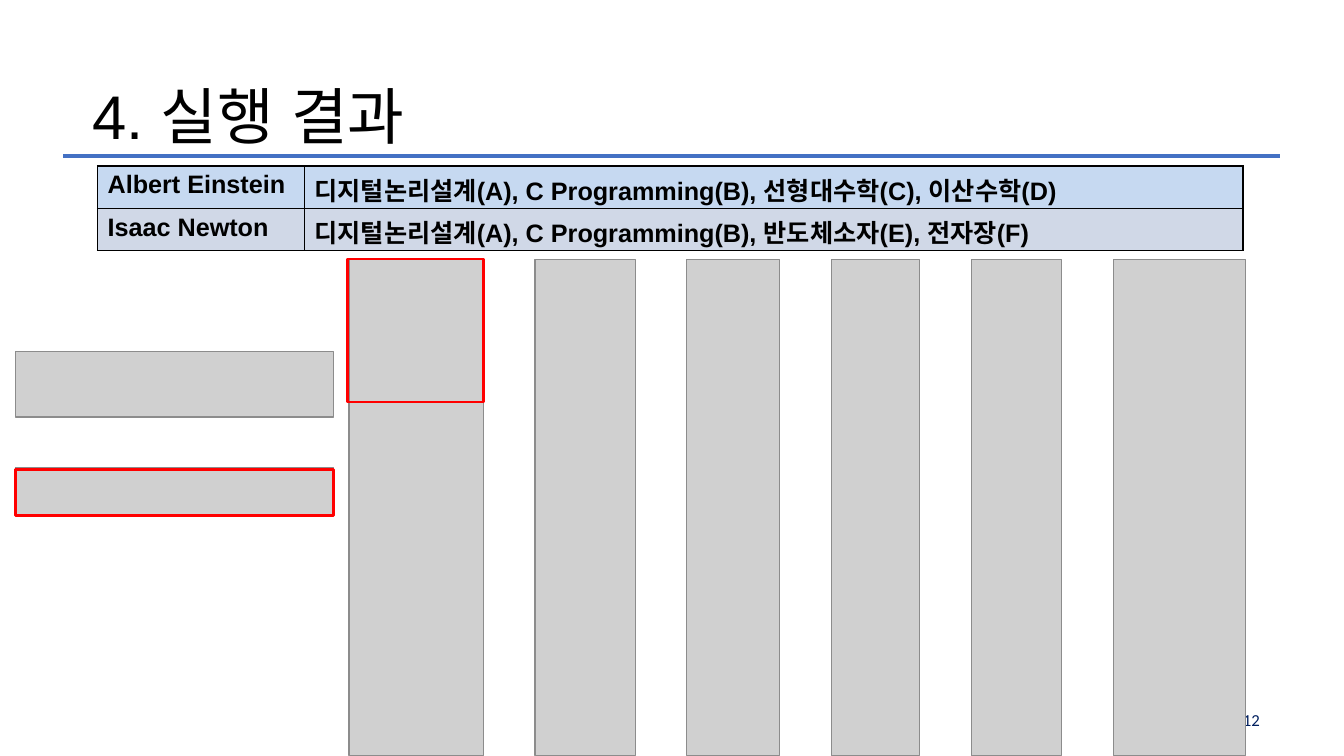
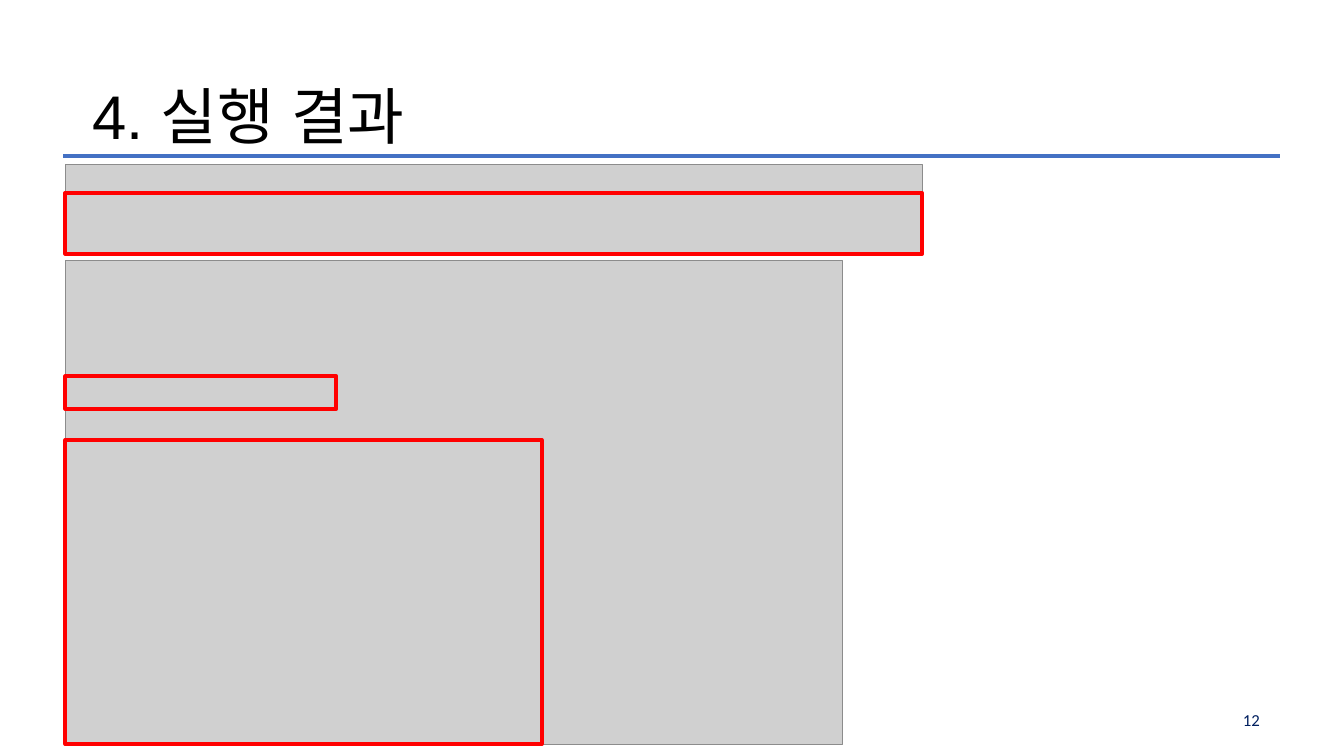
Before and after one commit to Much3m/Exam_Scheduler, a slide deck: slide 12 of MidtermPj_2018440017_김민석.pptx. Drawn at 1344x756 pixels with LibreOffice and Linux fonts; fonts in the diff are those of the drawing; grey boxes stand for pictures; background and template pictures are left out. Boxes give left, top, right and bottom in pixels: in the first picture for what was removed or moved away, otherwise in the second. Text is boxed around its words. In the diff, an @@ line names an element or a change of style, - is before the commit and + after.

```diff
--- a/MidtermPj_2018440017_김민석.pptx
+++ b/MidtermPj_2018440017_김민석.pptx
@@ picture added at box(66, 164, 923, 254) @@
@@ table removed at box(98, 166, 1243, 252), 2 rows, 2 columns @@
-Albert Einstein | 디지털논리설계(A), C Programming(B), 선형대수학(C), 이산수학(D)
-Isaac Newton | 디지털논리설계(A), C Programming(B), 반도체소자(E), 전자장(F)
@@ rectangle added at box(66, 193, 923, 254), outline #FF0000 2.75 pt @@
@@ picture added at box(66, 260, 843, 744) @@
@@ rectangle removed at box(348, 259, 483, 402) @@
@@ picture removed at box(349, 259, 484, 756) @@
@@ picture removed at box(535, 259, 635, 756) @@
@@ picture removed at box(687, 259, 779, 756) @@
@@ picture removed at box(832, 259, 920, 756) @@
@@ picture removed at box(971, 259, 1062, 756) @@
@@ picture removed at box(1113, 259, 1246, 756) @@
@@ picture removed at box(16, 352, 334, 417) @@
@@ rectangle added at box(66, 376, 337, 408), outline #FF0000 2.75 pt @@
@@ rectangle added at box(66, 440, 541, 744), outline #FF0000 2.75 pt @@
@@ rectangle removed at box(15, 469, 334, 515) @@
@@ picture removed at box(16, 468, 334, 515) @@
```
Also in this commit, not shown: 2 other slides changed.
